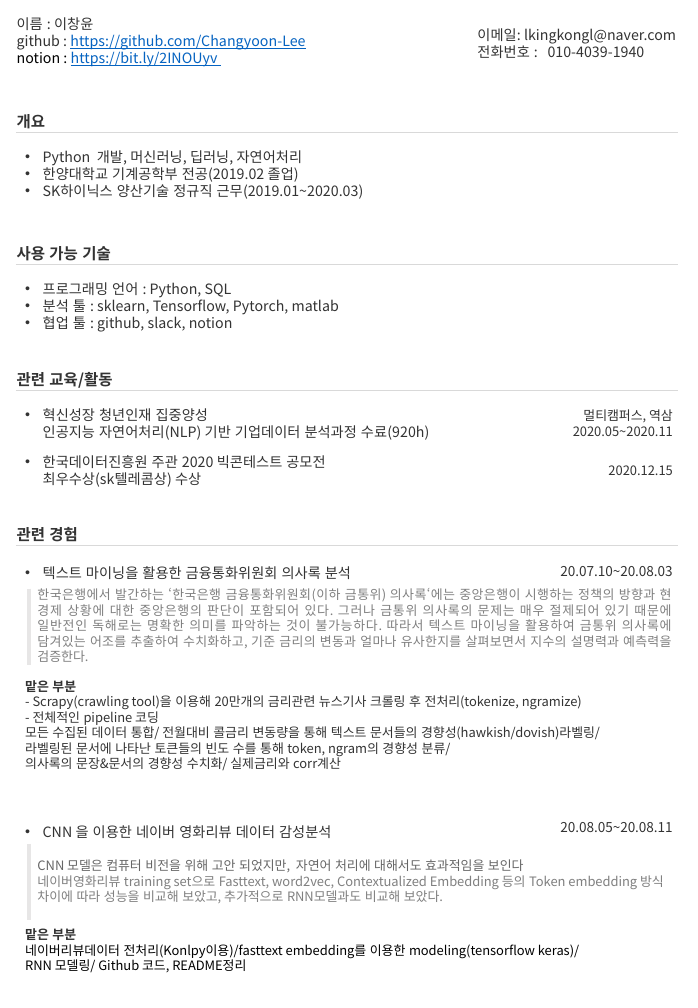
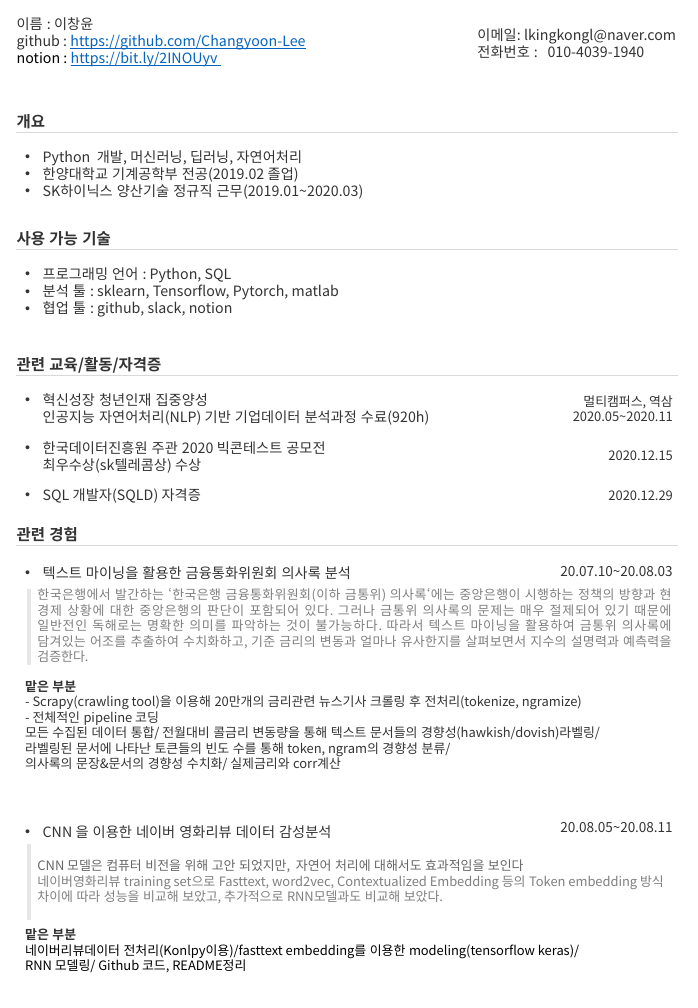
Before and after one commit to Changyoon-Lee/portfolio, a slide deck: slide 1 of 이력서.pptx. Drawn at 698x1008 pixels with LibreOffice and Linux fonts; fonts in the diff are those of the drawing. Boxes give left, top, right and bottom in pixels: in the first picture for what was removed or moved away, otherwise in the second. Text is boxed around its words. In the diff, an @@ line names an element or a change of style, - is before the commit and + after.

```diff
--- a/이력서.pptx
+++ b/이력서.pptx
@@ text at [17,357,161,373]: text changed @@
-관련 교육/활동
+관련 교육/활동/자격증
@@ 6 texts, 2 lines: place and size @@
-6 texts, 2 lines at [16,246,678,487]
+6 texts, 2 lines at [16,231,678,473]
@@ text added at [43,488,201,503], 11 pt, text #333333 @@
+• SQL 개발자(SQLD) 자격증
@@ text added at [608,490,672,500], 10 pt, text #333333 @@
+2020.12.29
```
Also in this commit, not shown: 3 other files.
